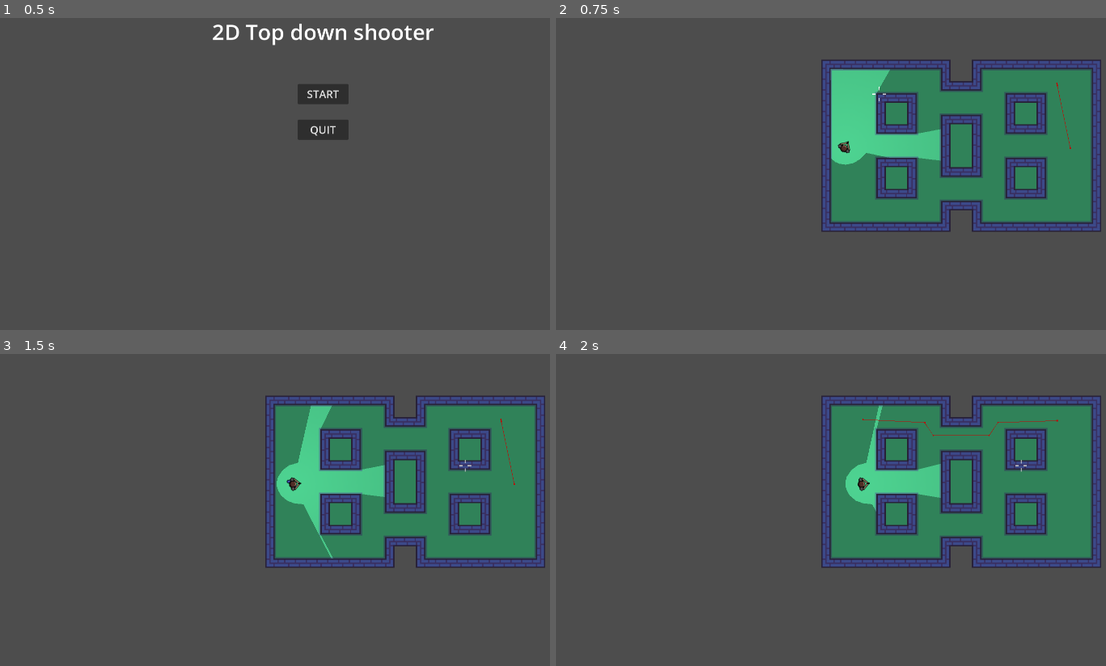
Above: before the commit, frames 1-4 (two rows, left to right).
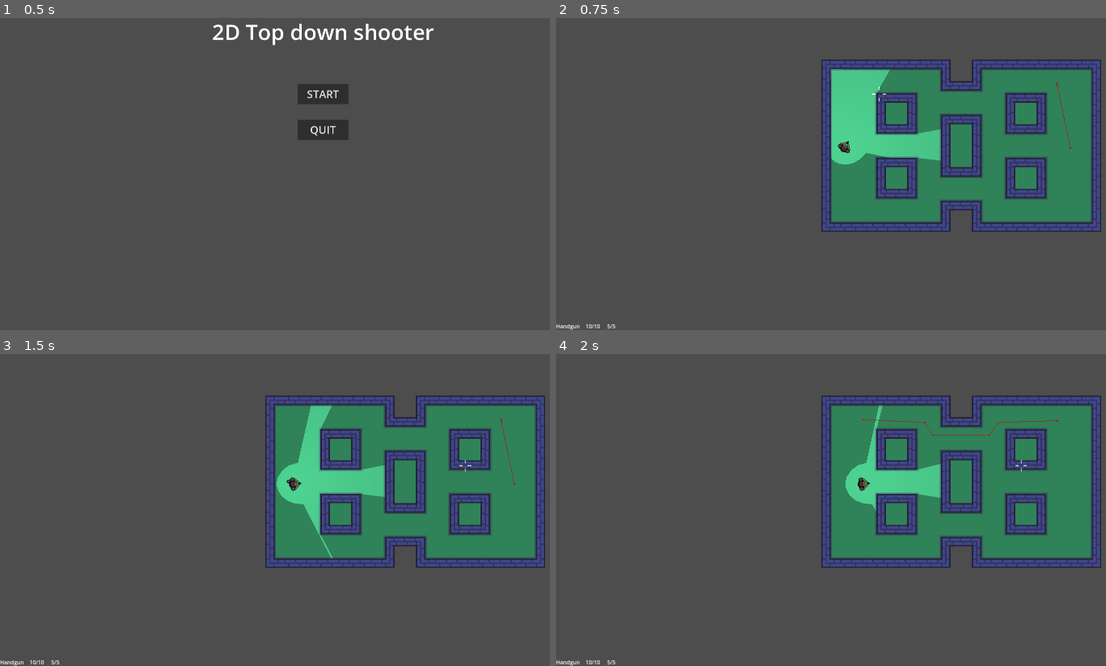
Above: after the commit, the same moments.

Repository: Odraz/clean-sweep
Game: Godot game, scene res://main.tscn
Same seed, same stepped clock (60 frames per second), same inputs: the game is played once before the commit and once after it.
Inputs (mouse positions are in pixels of both pictures, inside the frame that each line leads up to):
- Up to frame 1 (0.5 s): no input
- Up to frame 2 (0.75 s): click "START" at 0.5 s
- Up to frame 3 (1.5 s): tap Enter at 1.25 s; move the mouse to (467, 466) at 1.27 s; hold D (move_right) from 1.28 s (still down); hold Right mouse button (gun_aim) from 1.28 s (still down)
- Up to frame 4 (2 s): keep holding D (move_right); keep holding Right mouse button (gun_aim)

Frame 1 is identical in both runs. In frame 2, less than 0.1% of the frame differs, in the area x 0-11%, y 98-100%; in frame 3, less than 0.1%; in frame 4, less than 0.1%.

Commit message:
Added player gui

Diff:
--- a/gun.gd
+++ b/gun.gd
@@ -1,19 +1,20 @@
 extends Node2D
 
 signal hit(collider: Object)
+signal reloaded()
 
 @export var type: GunStats.GunType = GunStats.GunType.HANDGUN
 
 @onready var magazine_size: int = GunStats.GUN_STATS[type][GunStats.GunStat.MAGAZINE_SIZE]
+@onready var magazine_count: int = GunStats.GUN_STATS[type][GunStats.GunStat.MAGAZINE_COUNT]
 @onready var ammo: int = magazine_size
+@onready var magazines: int = magazine_count
 
 var end_position: Vector2
 
 func _ready():
 	$ReloadTimer.wait_time = GunStats.GUN_STATS[type][GunStats.GunStat.RELOAD_TIME]
 
-	print("Gun:", type)
-	print("Magazine size:", magazine_size)
 
 func shoot(start_position: Vector2, direction: Vector2, gun_range: float, dispersion: float):
 	if not $ReloadTimer.is_stopped():
@@ -75,6 +76,12 @@
 
 
 func _on_reload_timer_timeout():
+	if magazine_count <= 0:
+		return
+
 	ammo = magazine_size
+	magazines -= 1
 
 	$ReloadTimer.stop()
+
+	reloaded.emit()
--- a/gun_stats.gd
+++ b/gun_stats.gd
@@ -10,6 +10,7 @@
     PRECISION_HIP, # 0 to 1, where 1 is 0 offset from base crosshair position and 0 is 15 pixels
     PRECISION_AIM, # 0 to 1, where 1 is 0 offset from base crosshair position and 0 is 10 pixels
     RECOIL, # 0 to 1, where 0 is 0 recoil and 1 is 40 pixels
+    MAGAZINE_COUNT, # 0 to infinity, where 0 is infinite magazine count
     MAGAZINE_SIZE, # 0 to infinity, where 0 is infinite magazine size
     RELOAD_TIME, # 0 to infinity, where 0 is instant reload time
 }
@@ -19,6 +20,7 @@
         GunStat.PRECISION_HIP: 0.9,
         GunStat.PRECISION_AIM: 1.0,
         GunStat.RECOIL: 0.3,
+        GunStat.MAGAZINE_COUNT: 5,
         GunStat.MAGAZINE_SIZE: 10,
         GunStat.RELOAD_TIME: 1.0,
     },
@@ -26,6 +28,7 @@
         GunStat.PRECISION_HIP: 0,
         GunStat.PRECISION_AIM: 0.2,
         GunStat.RECOIL: 0.8,
+        GunStat.MAGAZINE_COUNT: 10,
         GunStat.MAGAZINE_SIZE: 2,
         GunStat.RELOAD_TIME: 2.0,
     },
@@ -33,6 +36,7 @@
         GunStat.PRECISION_HIP: 0.2,
         GunStat.PRECISION_AIM: 2.5,
         GunStat.RECOIL: 0.5,
+        GunStat.MAGAZINE_COUNT: 3,
         GunStat.MAGAZINE_SIZE: 30,
         GunStat.RELOAD_TIME: 1.5,
     }
--- a/level_1.tscn
+++ b/level_1.tscn
@@ -6,6 +6,7 @@
 [ext_resource type="PackedScene" uid="uid://cockkd0011ati" path="res://player.tscn" id="3_gu3t4"]
 [ext_resource type="PackedScene" uid="uid://dfi02hgcspv5o" path="res://mob.tscn" id="4_71p88"]
 [ext_resource type="Script" path="res://camera_player.gd" id="6_iw8cn"]
+[ext_resource type="PackedScene" uid="uid://dxaeakdou4gy7" path="res://player_gui.tscn" id="7_jg2ut"]
 
 [sub_resource type="TileSetAtlasSource" id="TileSetAtlasSource_8glyp"]
 texture = ExtResource("1_i3ysn")
@@ -482,8 +483,9 @@
 movement_target_positions = [NodePath("../Waypoints/Marker2D"), NodePath("../Waypoints/Marker2D2"), NodePath("../Waypoints/Marker2D3"), NodePath("../Waypoints/Marker2D4")]
 
 [node name="Camera2D" type="Camera2D" parent="."]
-position = Vector2(368, 280)
 script = ExtResource("6_iw8cn")
+
+[node name="PlayerGUI" parent="Camera2D" instance=ExtResource("7_jg2ut")]
 
 [node name="Waypoints" type="Node" parent="."]
 
@@ -499,6 +501,9 @@
 [node name="Marker2D4" type="Marker2D" parent="Waypoints"]
 position = Vector2(648, 472)
 
+[connection signal="gun_changed" from="Player" to="Camera2D/PlayerGUI" method="_on_player_gun_changed"]
+[connection signal="gun_reloaded" from="Player" to="Camera2D/PlayerGUI" method="_on_player_gun_reloaded"]
+[connection signal="gun_shot" from="Player" to="Camera2D/PlayerGUI" method="_on_player_gun_shot"]
 [connection signal="hit" from="Player" to="Mob" method="_on_player_hit"]
 [connection signal="player_died" from="Player" to="." method="_on_player_player_died"]
 [connection signal="hit" from="Mob" to="Player" method="_on_mob_hit"]
--- a/player.gd
+++ b/player.gd
@@ -2,6 +2,9 @@
 
 signal hit(collider: Object)
 signal player_died()
+signal gun_changed(current_gun)
+signal gun_shot(current_gun)
+signal gun_reloaded(current_gun)
 
 const GUN_ANIMATIONS = {
 	GunStats.GunType.HANDGUN: "handgun",
@@ -16,7 +19,6 @@
 var speec_aim_modifier: float = 0.5
 
 var screen_size
-
 
 func _ready():
 	screen_size = get_viewport_rect().size
@@ -37,6 +39,7 @@
 
 	if has_shot:
 		current_gun.shoot(position, get_global_mouse_position(), 500, $Crosshair.pos_x / 70 * PI / 20)
+		gun_shot.emit(current_gun)
 
 	var new_crosshair_pos_x = calculate_crosshair_pos_x(has_shot)
 
@@ -53,7 +56,7 @@
 
 	handle_gun_selection()
 
-	if Input.is_action_just_pressed("gun_reload"):
+	if Input.is_action_just_pressed("gun_reload") and current_gun.magazines > 0:
 		current_gun.reload()
 
 
@@ -119,3 +122,11 @@
 		current_gun = $Guns.get_child((current_gun.get_index() + 1) % $Guns.get_child_count())
 	elif Input.is_action_just_pressed("gun_select_previous"):
 		current_gun = $Guns.get_child((current_gun.get_index() - 1 + $Guns.get_child_count()) % $Guns.get_child_count())
+	else:
+		return
+
+	gun_changed.emit(current_gun)
+
+
+func _on_gun_reloaded():
+	gun_reloaded.emit(current_gun)
--- a/player.tscn
+++ b/player.tscn
@@ -216,5 +216,8 @@
 
 [connection signal="timeout" from="DeathTimer" to="." method="_on_death_timer_timeout"]
 [connection signal="hit" from="Guns/Handgun" to="." method="_on_gun_hit"]
+[connection signal="reloaded" from="Guns/Handgun" to="." method="_on_gun_reloaded"]
 [connection signal="hit" from="Guns/Shotgun" to="." method="_on_gun_hit"]
+[connection signal="reloaded" from="Guns/Shotgun" to="." method="_on_gun_reloaded"]
 [connection signal="hit" from="Guns/Rifle" to="." method="_on_gun_hit"]
+[connection signal="reloaded" from="Guns/Rifle" to="." method="_on_gun_reloaded"]
--- /dev/null
+++ b/player_gui.gd
@@ -0,0 +1,29 @@
+extends CanvasLayer
+
+
+func _on_player_gun_changed(current_gun: Node2D):
+	match current_gun.type:
+		GunStats.GunType.HANDGUN: $GunName.text = "Handgun"
+		GunStats.GunType.SHOTGUN: $GunName.text = "Shotgun"
+		GunStats.GunType.RIFLE: $GunName.text = "Rifle"
+		_ : "Unknown"
+
+	set_gun_ammo(current_gun)
+	set_gun_magazines(current_gun)
+
+
+func _on_player_gun_reloaded(current_gun: Variant):
+	set_gun_ammo(current_gun)
+	set_gun_magazines(current_gun)
+
+
+func _on_player_gun_shot(current_gun: Variant):
+	set_gun_ammo(current_gun)
+
+
+func set_gun_ammo(current_gun: Variant):
+	$GunAmmo.text = str(current_gun.ammo) + "/" + str(current_gun.magazine_size)
+
+
+func set_gun_magazines(current_gun: Variant):
+	$GunMagazines.text = str(current_gun.magazines) + "/" + str(current_gun.magazine_count)
--- /dev/null
+++ b/player_gui.tscn
@@ -0,0 +1,38 @@
+[gd_scene load_steps=2 format=3 uid="uid://dxaeakdou4gy7"]
+
+[ext_resource type="Script" path="res://player_gui.gd" id="1_xxs7n"]
+
+[node name="PlayerGUI" type="CanvasLayer"]
+script = ExtResource("1_xxs7n")
+
+[node name="GunName" type="Label" parent="."]
+anchors_preset = 2
+anchor_top = 1.0
+anchor_bottom = 1.0
+offset_top = -23.0
+offset_right = 71.0
+grow_vertical = 0
+size_flags_horizontal = 4
+text = "Handgun"
+
+[node name="GunAmmo" type="Label" parent="."]
+anchors_preset = 2
+anchor_top = 1.0
+anchor_bottom = 1.0
+offset_left = 88.0
+offset_top = -23.0
+offset_right = 159.0
+grow_vertical = 0
+size_flags_horizontal = 4
+text = "10/10"
+
+[node name="GunMagazines" type="Label" parent="."]
+anchors_preset = 2
+anchor_top = 1.0
+anchor_bottom = 1.0
+offset_left = 152.0
+offset_top = -23.0
+offset_right = 223.0
+grow_vertical = 0
+size_flags_horizontal = 4
+text = "5/5"
Not shown: 1 places in level_1.tscn that only renumber resources
